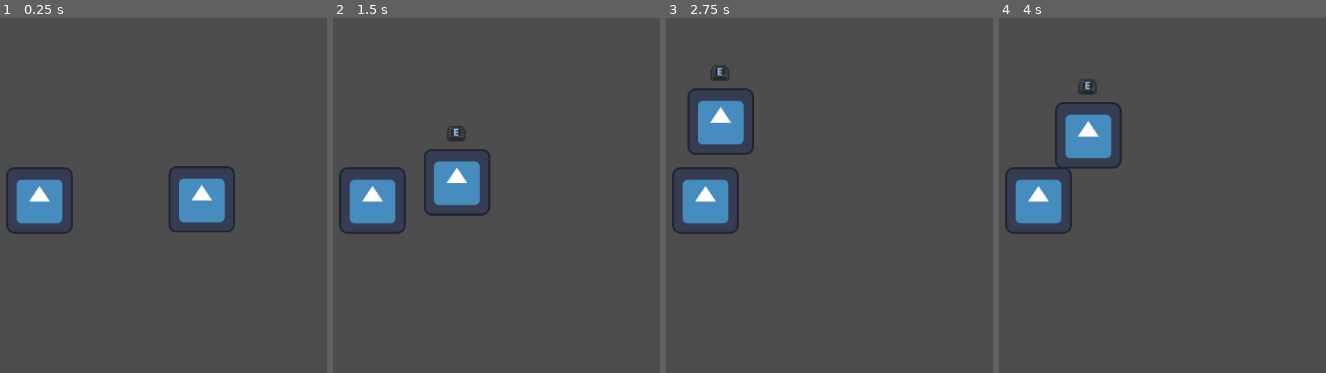
Above: before the commit, frames 1-4 (left to right).
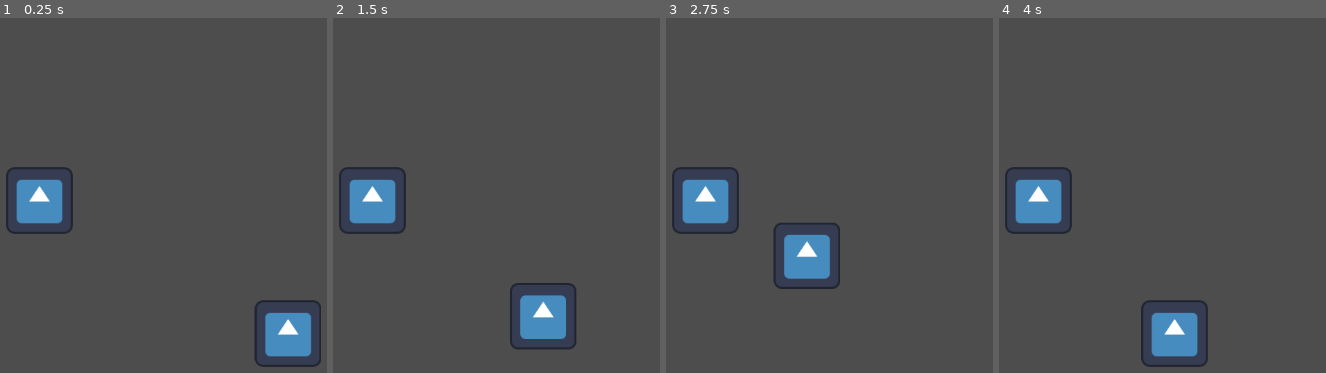
Above: after the commit, the same moments.

Repository: lunalight54/RPGProject
Game: Godot game, scene res://scenes/main_scene.tscn
Same seed, same stepped clock (60 frames per second), same inputs: the game is played once before the commit and once after it. The engine's default icon, where the game draws it, is replaced by a stand-in: a white triangle on a blue panel in a dark square.
Inputs:
- Up to frame 1 (0.25 s): no input
- Up to frame 2 (1.5 s): tap Enter at 0.5 s; hold Right (ui_right) 0.53-1.28 s; hold Down (ui_down) from 1.28 s (still down)
- Up to frame 3 (2.75 s): release Down (ui_down) at 2.03 s; hold Right (ui_right) from 2.03 s (still down)
- Up to frame 4 (4 s): release Right (ui_right) at 2.78 s; hold Up (ui_up) 2.78-3.53 s; hold Left (ui_left) from 3.53 s (still down)

The runs differ from the first frame. In frame 1, 4.5% of the frame differs, in the area x 51-99%, y 41-99%; in frame 2, 4.7%; in frame 3, 4.7%; in frame 4, 4.9%, in the area x 17-64%, y 17-99%.

Commit message:
deez nuts
deez nuts

Diff:
--- a/project.godot
+++ b/project.godot
@@ -12,7 +12,7 @@
 
 config/name="RpgGame"
 run/main_scene="res://scenes/main_scene.tscn"
-config/features=PackedStringArray("4.1", "Forward Plus")
+config/features=PackedStringArray("4.2", "Forward Plus")
 config/icon="res://assets/icon.svg"
 
 [autoload]
--- a/scenes/main_scene.tscn
+++ b/scenes/main_scene.tscn
@@ -33,4 +33,4 @@
 zoom = Vector2(1.5, 1.5)
 
 [node name="Prototype_interactable_object" parent="." instance=ExtResource("4_fpxf2")]
-position = Vector2(157, 2)
+position = Vector2(240, 131)
